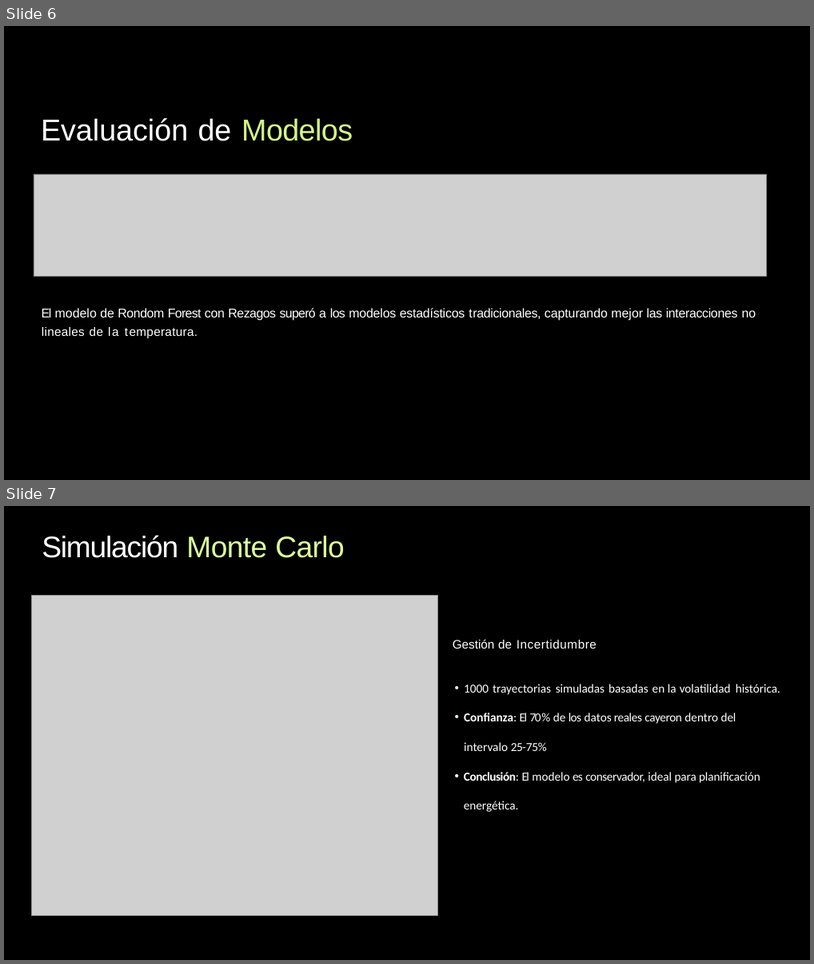
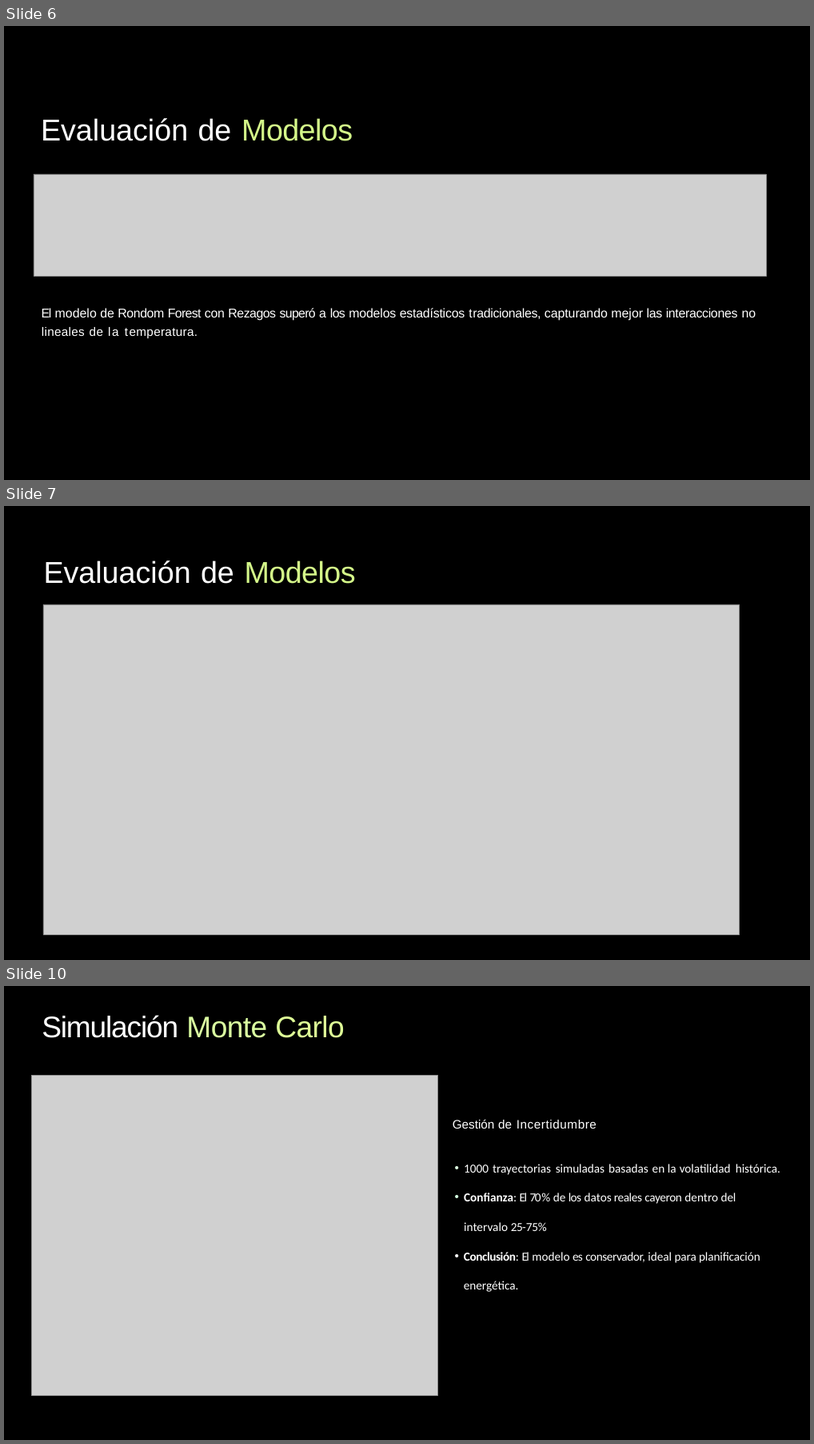
Before and after one commit to alexisbarnique/ceia-ast-tpf, a slide deck: Pronóstico de Demanda Eléctrica GBA.pptx. Shown one above the other, each under a label of ours: slides 6 and 7 before the commit, slides 6, 7 and 10 after it; the slides between them are not shown. The pictures are 814x964 and 814x1444 pixels, drawn with LibreOffice and Linux fonts; fonts in the diff are those of the drawing; grey boxes stand for pictures. Boxes give left, top, right and bottom in pixels: in the first picture for what was removed or moved away, otherwise in the second. Text is boxed around its words. In the diff, an @@ line names an element or a change of style, - is before the commit and + after.

Commit message:
graficas modelos ppt

```diff
--- a/Pronóstico de Demanda Eléctrica GBA.pptx
+++ b/Pronóstico de Demanda Eléctrica GBA.pptx
@@ slide 7 added at bbox=[4, 506, 810, 960], background #000000 @@
@@ title added at bbox=[44, 560, 356, 584], 59.1 pt, text #FFFFFF @@
+Evaluación de Modelos
@@ picture added at bbox=[43, 604, 740, 934] @@
@@ rectangle added at bbox=[5, 726, 810, 746], fill #000000 @@
@@ rectangle added at bbox=[5, 788, 810, 801], fill #000000 @@
@@ rectangle added at bbox=[5, 806, 810, 820], fill #000000 @@
@@ what was slide 7 is now slide 10 @@
```
Also in this commit, not shown: 1 slide changed, 2 other slides added, 1 other file.
